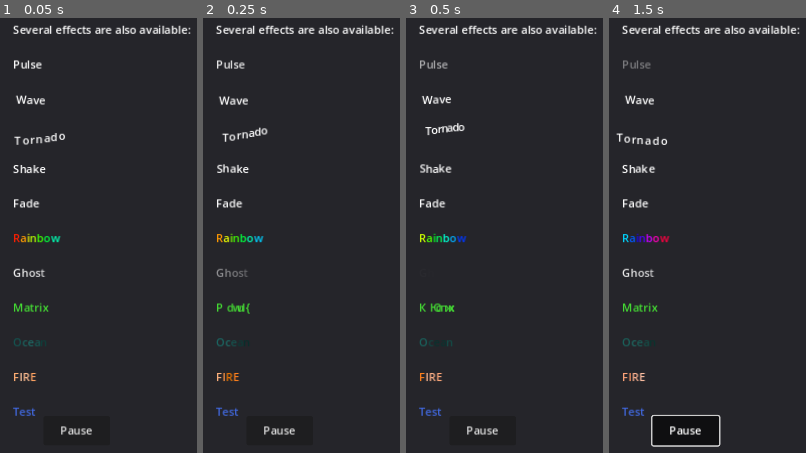
Above: before the commit, frames 1-4 (left to right).
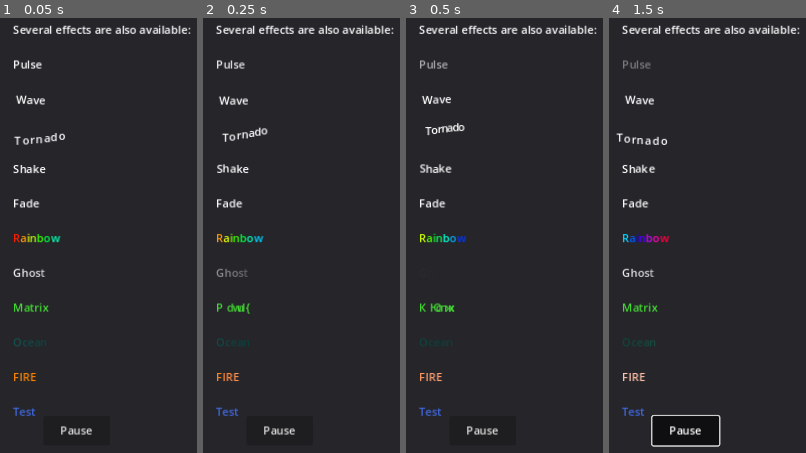
Above: after the commit, the same moments.

Repository: tommyettinger/textratrader
Game: Godot game, scene res://rich_text_bbcode.tscn
Same seed, same stepped clock (60 frames per second), same inputs: the game is played once before the commit and once after it.
Inputs:
- Up to frame 1 (0.05 s): no input
- Up to frame 2 (0.25 s): no input
- Up to frame 3 (0.5 s): no input
- Up to frame 4 (1.5 s): click "Pause" at 1.25 s

The runs differ from the first frame. In frame 1, 0.1% of the frame differs, in the area x 7-19%, y 74-84%; in frame 2, 0.1%; in frame 3, less than 0.1%; in frame 4, less than 0.1%.

Commit message:
This seems to fix the frequency bug in Ocean.

Diff:
--- a/rich_text_ocean.gd
+++ b/rich_text_ocean.gd
@@ -9,7 +9,7 @@
 
 func _process_custom_fx(char_fx):
 	# Get parameters, or use the provided default value if missing.
-	var speed = char_fx.env.get("speed", 1.0) * 0.15
+	var speed = char_fx.env.get("speed", 1.0) * 0.25
 	var span = char_fx.env.get("span", 40.0)
 	var hue = char_fx.env.get("hue", 0.5)
 	var sat = char_fx.env.get("sat", 0.8)
@@ -20,5 +20,5 @@
 # ColorUtils.hsl2rgb(NoiseUtils.octaveNoise1D(progress * 5f, 12345) * 0.15f + hue, saturation,
 #                         0.15f - Math.abs(NoiseUtils.noise1D(progress * 3f + progress * progress, -123456789)) * 0.3f + lightness, 1f)
 	char_fx.color = Color.from_ok_hsl(NoiseUtils.octaveNoise1D(progress * 1.5, 12345) * 0.1 + hue, \
-	 sat, 0.15 - absf(NoiseUtils.octaveNoise1D(progress * 0.9 + progress * progress, -123456789)) * 0.3 + val, char_fx.color.a)
+	 sat, 0.15 - absf(NoiseUtils.octaveNoise1D(progress * 1.6 + sin(progress), -123456789)) * 0.3 + val, char_fx.color.a)
 	return true
